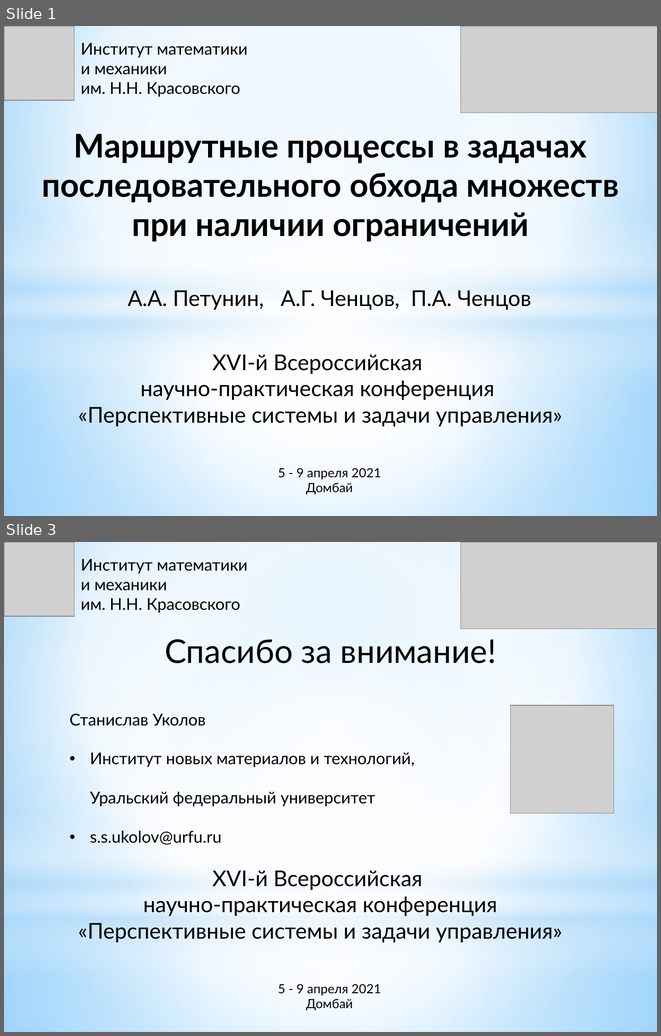
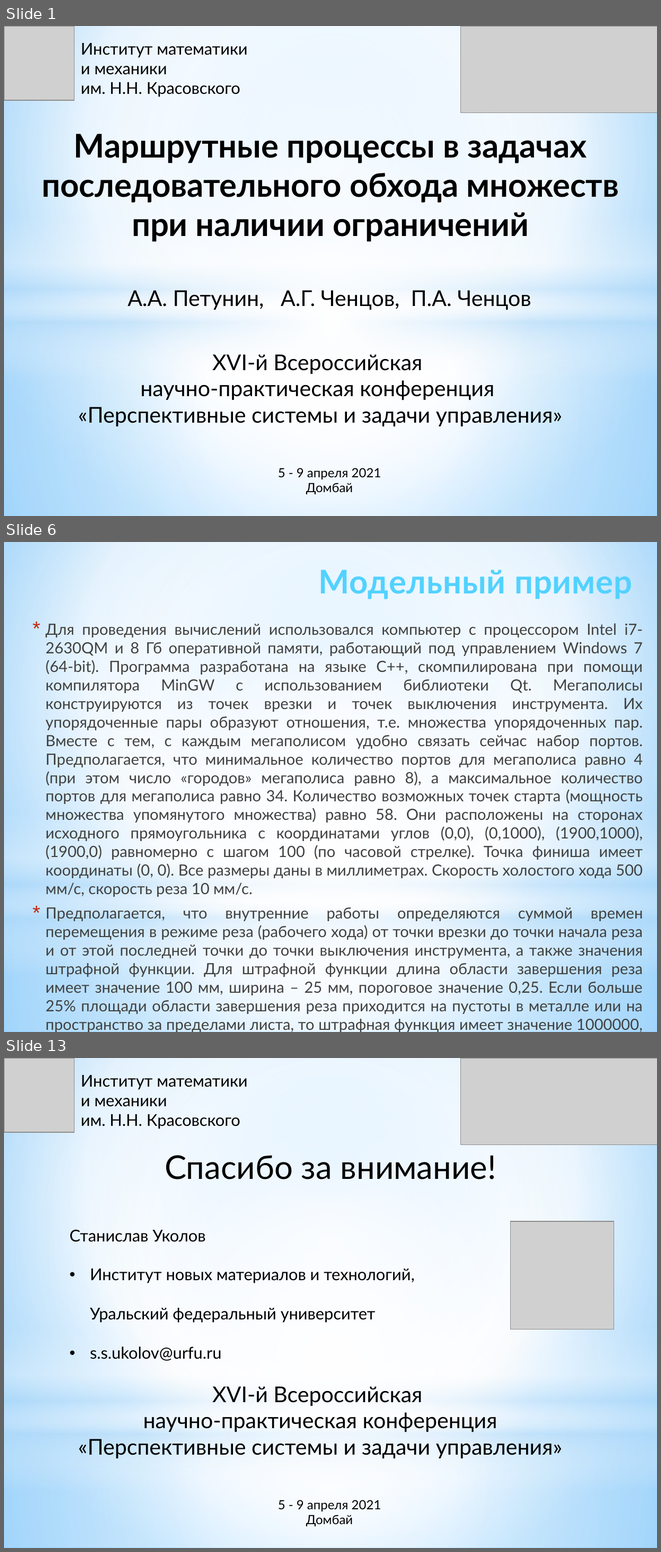
Before and after one commit to ukoloff/LaTeX, a slide deck: chentsov/dombai/docx/dombai-chentsov.pptx. Shown one above the other, each under a label of ours: slides 1 and 3 before the commit, slides 1, 6 and 13 after it; the slides between them are not shown. The pictures are 661x1036 and 661x1552 pixels, drawn with LibreOffice and Linux fonts; fonts in the diff are those of the drawing; grey boxes stand for pictures. Boxes give left, top, right and bottom in pixels: in the first picture for what was removed or moved away, otherwise in the second. Text is boxed around its words. In the diff, an @@ line names an element or a change of style, - is before the commit and + after.

```diff
--- a/chentsov/dombai/docx/dombai-chentsov.pptx
+++ b/chentsov/dombai/docx/dombai-chentsov.pptx
@@ slide 6 added at (4, 542, 657, 1032), background gradient #9ED5FF to #FFFFFF to #5BB9FF; not listed: 4 template elements that a slide beside it also shows @@
@@ text added at (318, 570, 632, 599), 36 pt, text gradient #52D2FF to #20A0CE, bold @@
+Модельный пример
@@ text added at (45, 623, 643, 1032), 17.1 pt, text #404040 @@
+* Для проведения вычислений использовался компьютер с процессором Intel i7-2630QM и 8 Гб оперативной памяти, работающий под управлением Windows 7 (64-bit). Программа разработана на языке C++, скомпилирована при помощи компилятора MinGW с использованием библиотеки Qt. Мегаполисы конструируются из точек врезки и точек выключения инструмента. Их упорядоченные пары образуют отношения, т.е. множества упорядоченных пар. Вместе с тем, с каждым мегаполисом удобно связать сейчас набор портов. Предполагается, что минимальное количество портов для мегаполиса равно 4 (при этом число «городов» мегаполиса равно 8), а максимальное количество портов для мегаполиса равно 34. Количество возможных точек старта (мощность множества упомянутого множества) равно 58. Они расположены на сторонах исходного прямоугольника с координатами углов (0,0), (0,1000), (1900,1000), (1900,0) равномерно с шагом 100 (по часовой стрелке). Точка финиша имеет координаты (0, 0). Все размеры даны в миллиметрах. Скорость холостого хода 500 мм/с, скорость реза 10 мм/с.
+* Предполагается, что внутренние работы определяются суммой времен перемещения в режиме реза (рабочего хода) от точки врезки до точки начала реза и от этой последней точки до точки выключения инструмента, а также значения штрафной функции. Для штрафной функции длина области завершения реза имеет значение 100 мм, ширина – 25 мм, пороговое значение 0,25. Если больше 25% площади области завершения реза приходится на пустоты в металле или на пространство за пределами листа, то штрафная функция имеет значение 1000000, иначе 0.
+* В ходе счета получено значение экстремума 67,555. Время счета 51 мин. 58 сек. Координаты точки старта (1600 мм, 0 мм).
@@ what was slide 3 is now slide 13 @@
```
Also in this commit, not shown: 10 other slides added, 1 slide removed.
